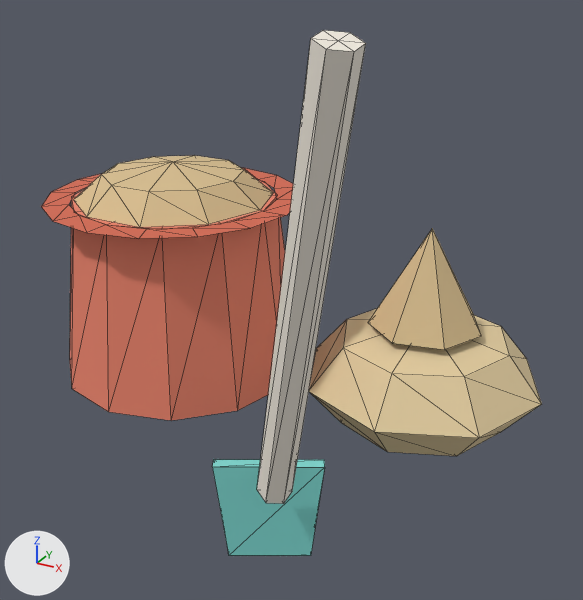
Two versions of the glTF model frontend/public/models/xy_beach_bucket.glb, one commit apart.
The view is the same before and after, from a camera (50 mm lens) standing at (1.305, -1.715, 1.125) and looking at (0.387, -0.045, 0.29). The lights are fixed; the arrows at lower left show +X, +Y and +Z. The older version comes first. Mesh edges are drawn as thin lines.

The first picture shows 'Bucket'.
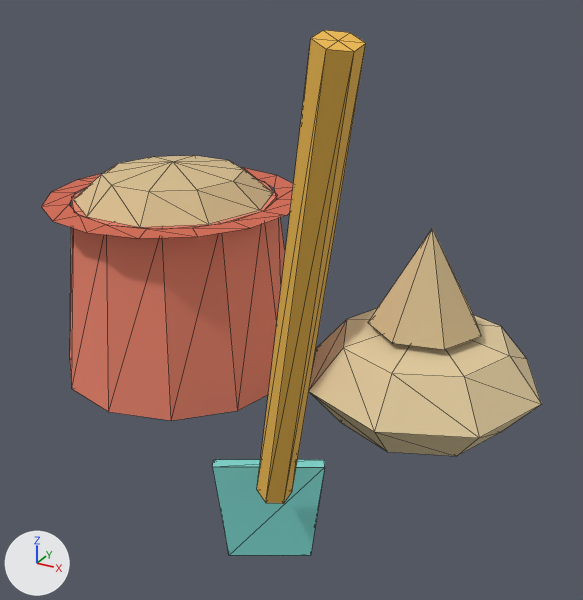
Patch to the scene script:
```diff
--- a/frontend/public/models/xy_beach_bucket.glb.py
+++ b/frontend/public/models/xy_beach_bucket.glb.py
@@ mat_spadeh @@
 mat_spadeh = principled_material('SpadeH')
-mat_spadeh.base_color = (0.896, 0.839, 0.745)  # white #f3ece0
+mat_spadeh.base_color = (0.871, 0.497, 0.0782)  # orange #f0bb4f
 mat_spadeh.roughness = 0.9
```

Pixel boxes (x1, y1, x2, y2) of what changed, in the pictures (583 x 600 px):
'Bucket', recoloured (beige to red)
    both: (254, 30, 366, 507)
